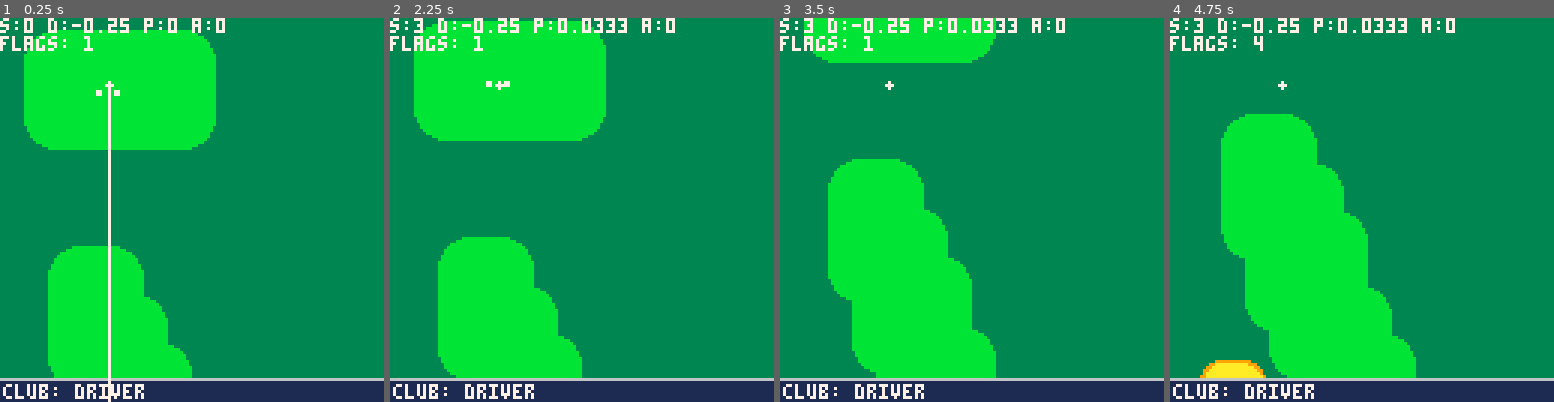
Above: before the commit, frames 1-4 (left to right).
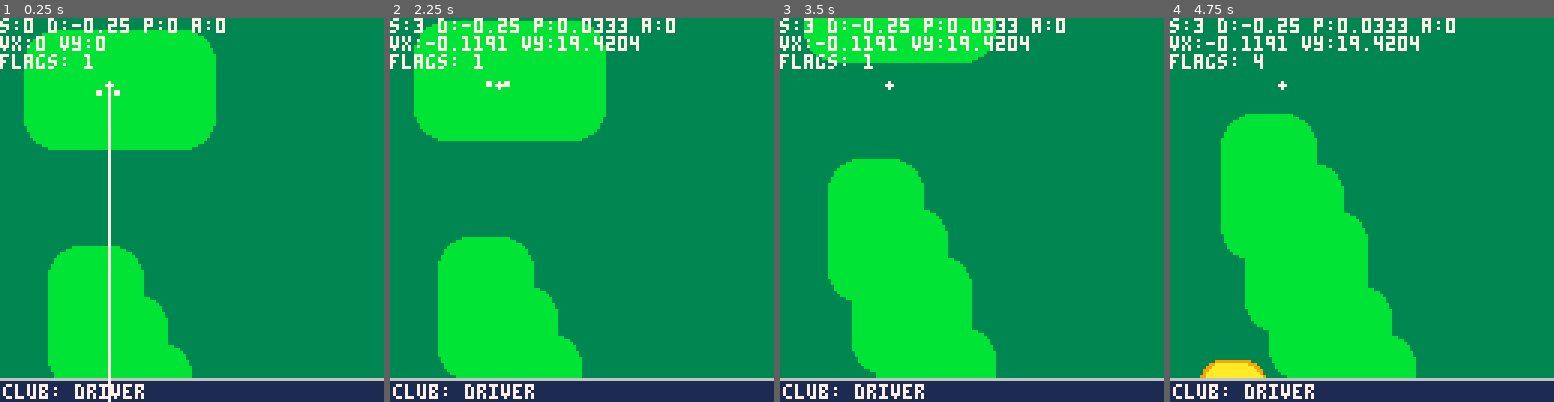
Above: after the commit, the same moments.

Repository: sthilaid/pico-8-carts
Game: PICO-8 cartridge golf.p8
The game is run twice, just before and just after one commit, with the same random seed, the same clock (stepped at 60 frames per second) and the same inputs.
Inputs:
- Up to frame 1 (0.25 s): no input
- Up to frame 2 (2.25 s): tap O (Z key) at 0.33, 0.7, 1.43, 2.22 s; tap X (X key) at 1.07, 2.07 s; hold Left from 1.97 s (still down)
- Up to frame 3 (3.5 s): release Left at 2.37 s; tap X (X key) every 0.33 s from 2.4 to 3.4 s; hold Down 2.42-2.82 s; hold Right from 2.87 s (still down); tap O (Z key) at 3.1 s
- Up to frame 4 (4.75 s): release Right at 3.53 s; hold Up 3.58-4.08 s; tap X (X key) every 0.33 s from 3.73 to 4.73 s; tap O (Z key) at 3.98 s; hold Right 4.13-4.53 s; hold Down from 4.58 s (still down)

The runs differ from the first frame. In frame 1, 0.8% of the frame differs, in the area x 0-28%, y 4-14%; in frame 2, 1.3%; in frame 3, 1.3%; in frame 4, 1.4%, in the area x 0-65%, y 4-14%.

Commit message:
putting and green zoom

Diff:
--- a/golf.p8
+++ b/golf.p8
@@ -17,11 +17,18 @@
 flag_start  = 6
 flag_hole   = 7
 
+flag_green_right    = 1
+flag_green_up       = 2
+flag_green_left     = 3
+flag_green_down     = 4
+
 state_idle              = 0
 state_swing_power       = 1
 state_swing_accuracy    = 2
-state_swing_action      = 3
+state_airborn           = 3
 state_oob               = 4
+state_green             = 5
+state_rolling           = 6
 
 g_gravity               = -9.8
 g_aim_rot_accel         = 0.1
@@ -30,6 +37,8 @@
 g_zoom_accel            = 0.3
 g_swing_power_target    = 0.85
 g_swing_accuracy_target = 0.15
+g_min_zoom_ratio        = 0.1
+g_max_zoom_ratio        = 3
 
 -- stats from https://blog.trackmangolf.com/trackman-average-tour-stats/
 function make_club(name, maxdist, maxheight, powerTarget, powerTargetRange, accTarget, accTargetRange)
@@ -49,8 +58,8 @@
                 make_club("8 iron", 160, 31, 0.8, 0.05, 0.2, 0.03),
                 make_club("9 iron", 148, 30, 0.8, 0.05, 0.2, 0.03),
                 make_club("pw", 100, 29, 0.8, 0.1, 0.1, 0.04),
-                make_club("putter", 50, 0, -1, -1, -1, -1),
 }
+g_putter    = make_club("putter", 50, 0, 1, 0, 0, 1)
 
 -- global state variables
 g_lastFrameTime = 0
@@ -130,21 +139,21 @@
 -->8
 -- input & states
 
-function calcSwingPower()
-   if (g_clubs[g_club_index].powerTarget < 0) return g_swing_power
-
-   local target, range = g_clubs[g_club_index].powerTarget, g_clubs[g_club_index].powerTargetRange
+function calcSwingPower(clubdata)
+   if (clubdata.powerTarget < 0) return g_swing_power
+
+   local target, range = clubdata.powerTarget, clubdata.powerTargetRange
    local delta = g_swing_power - target
    if (abs(delta) < range) return 1.0
    local outrangeRatio = clamp(0,1,invlerp(0, 1-range, g_swing_power))
    return lerp(0.1, 1.0, outrangeRatio) -- should add min ratio (0.1) to club data?
 end
 
-function calcSwingAngle()
-   local target,range = g_clubs[g_club_index].accTarget, g_clubs[g_club_index].accTargetRange
+function calcSwingAngle(clubdata)
+   local target,range = clubdata.accTarget, clubdata.accTargetRange
    local delta = g_swing_accuracy - target
    if (abs(delta) < range) return g_aim_angle
-   local total_range = g_swing_power - (target + range)
+   local total_range = g_swing_accuracy - (target + range)
    local outrangeRatio = clamp(0,1,invlerp(0, total_range, abs(delta) - range))
    local precisionAnglePenality = lerp(0.001, 0.125, outrangeRatio)
    local precisionDir = sgn(delta) -- (rnd() > 0.5 and 1) or -1
@@ -160,9 +169,14 @@
 function get_ball_flags()
    local px,py = g_ball_x * g_course.worldPixelRatio, g_ball_y * g_course.worldPixelRatio
    local mx,my = g_course.x0 + px \ 8, g_course.y0 + py \ 8
-   local isOOB = (mx < g_course.x0) or (mx > g_course.x0+g_course.w) or (my < g_course.y0) or (my > g_course.y0+g_course.h)
+   local isOOB = (mx <= g_course.x0) or (mx >= g_course.x0+g_course.w) or (my <= g_course.y0) or (my >= g_course.y0+g_course.h)
    if (isOOB) return 0
    return fget(mget(mx,my))
+end
+
+function is_green(flags)
+   if (flags & 1<<flag_fairway == 0) return false
+   return (flags & (1<<flag_green_right | 1<<flag_green_up | 1<<flag_green_left | 1<<flag_green_down)) != 0
 end
 
 function transitionTo(newstate)
@@ -171,7 +185,7 @@
    g_stateTime = 0
 
    -- on enter state
-   if newstate == state_idle then
+   if newstate == state_idle or newstate == state_green then
       g_swing_power, g_swing_accuracy = 0,0
 
       if prevState == state_oob then
@@ -182,12 +196,12 @@
    elseif newstate == state_swing_accuracy then
       g_swing_accuracy = g_swing_power
 
-   elseif newstate == state_swing_action then
+   elseif newstate == state_airborn then
       local maxdist     = g_clubs[g_club_index].maxdist
       local maxheight   = g_clubs[g_club_index].maxheight
       --local powerRatio  = lerp(0.5, 1.0, invlerp(-0.4, 0, g_swing_power - g_swing_power_target))
-      local powerRatio  = calcSwingPower()
-      local shotAngle   = calcSwingAngle()
+      local powerRatio  = calcSwingPower(g_clubs[g_club_index])
+      local shotAngle   = calcSwingAngle(g_clubs[g_club_index])
       local dist,height = powerRatio * maxdist, powerRatio * maxheight
       local airTime     = sqrt(-8 * height / g_gravity)
       local speed       = dist / airTime
@@ -201,19 +215,31 @@
       -- print("airtime:"..airTime)
       -- print("vz: "..vz.." | "..g_ball_vz)
       --stop()
+   elseif newstate == state_rolling then
+      local maxspeed     = g_putter.maxdist / 5 -- dist over 5 secs
+      local powerRatio  = calcSwingPower(g_putter)
+      local shotAngle   = calcSwingAngle(g_putter)
+      local speed        = powerRatio * maxspeed
+      g_ball_vx, g_ball_vy = speed * cos(shotAngle), speed * sin(shotAngle)
+      g_ball_vz         = 0
+      g_ball_takeoff_x, g_ball_takeoff_y = g_ball_x, g_ball_y
+      -- print("vx: "..g_ball_vx.." vy: "..g_ball_vy)
+      -- stop()
    end
 end
 
 function update_state_transitions(dt)
-   if g_state == state_idle then
+   if g_state == state_idle or g_state == state_green then
       if (btnp(btn_x)) transitionTo(state_swing_power)
    elseif g_state == state_swing_power then
       if not btn(btn_x) then
-         transitionTo(state_swing_accuracy)
+         if is_green(g_ball_ground_flags) then  transitionTo(state_rolling)
+         else                                   transitionTo(state_swing_accuracy)
+         end
       end
    elseif g_state == state_swing_accuracy then
       if btn(btn_x) then
-         transitionTo(state_swing_action)
+         transitionTo(state_airborn)
       end
    elseif g_state == state_oob then
       if (g_stateTime > 3) transitionTo(state_idle)
@@ -221,7 +247,7 @@
 end
 
 function update_state(dt)
-   if g_state == state_idle then
+   if g_state == state_idle or g_state == state_green then
       local dir = 0
       if (btn(btn_right))   dir = 1
       if (btn(btn_left))    dir = -1
@@ -229,8 +255,8 @@
          g_aim_angle = standardize_angle(g_aim_angle + dir * g_aim_rot_accel * dt)
       end
       if btn(btn_o) then
-         if (btn(btn_up))     g_zoom_ratio = clamp(0.1, 3, g_zoom_ratio + g_zoom_accel * dt)
-         if (btn(btn_down))   g_zoom_ratio = clamp(0.1, 3, g_zoom_ratio - g_zoom_accel * dt)
+         if (btn(btn_up))     g_zoom_ratio = clamp(g_min_zoom_ratio, g_max_zoom_ratio, g_zoom_ratio + g_zoom_accel * dt)
+         if (btn(btn_down))   g_zoom_ratio = clamp(g_min_zoom_ratio, g_max_zoom_ratio, g_zoom_ratio - g_zoom_accel * dt)
       else
          if (btnp(btn_up))    g_club_index = clamp(1,#g_clubs, g_club_index-1)
          if (btnp(btn_down))  g_club_index = clamp(1,#g_clubs, g_club_index+1)
@@ -244,7 +270,7 @@
    elseif g_state == state_swing_accuracy then
       g_swing_accuracy = clamp(0,1, g_swing_accuracy - g_accuracy_accel * dt)
 
-   elseif g_state == state_swing_action then
+   elseif g_state == state_airborn then
       g_ball_x, g_ball_y = g_ball_x + g_ball_vx * dt, g_ball_y + g_ball_vy * dt
       g_ball_z = g_ball_z + g_ball_vz * dt
 
@@ -252,33 +278,60 @@
          g_ball_z = 0
          g_ball_vx, g_ball_vy, g_ball_vz = 0,0,0 -- no bounces for now
          g_ball_ground_flags = get_ball_flags()
-         if g_ball_ground_flags == 0 then   transitionTo(state_oob)
-         else                               transitionTo(state_idle)
+         if g_ball_ground_flags == 0 then           transitionTo(state_oob)
+         elseif is_green(g_ball_ground_flags ) then transitionTo(state_green)
+         else                                       transitionTo(state_idle)
          end
       else
          g_ball_vz = g_ball_vz + g_gravity * dt
       end
+   elseif g_state == state_rolling then
+      g_ball_x, g_ball_y = g_ball_x + g_ball_vx * dt, g_ball_y + g_ball_vy * dt
+
+      local sqdist = g_ball_vx * g_ball_vx + g_ball_vy * g_ball_vy
+      if sqdist < 0.1 then
+         g_ball_vx, g_ball_vy = 0,0
+         g_ball_ground_flags = get_ball_flags()
+         if g_ball_ground_flags == 0 then           transitionTo(state_oob)
+         elseif is_green(g_ball_ground_flags ) then transitionTo(state_green)
+         else                                       transitionTo(state_idle)
+         end
+      else
+         local frictionDecay,minFrictionSpeed = 0.1, 0.1
+         local sx,sy = sgn(g_ball_vx), sgn(g_ball_vy)
+         g_ball_vx = g_ball_vx + (-1*sx)* max(minFrictionSpeed, frictionDecay * g_ball_vx)
+         g_ball_vy = g_ball_vy + (-1*sy)* max(minFrictionSpeed, frictionDecay * g_ball_vy)
+         if (sx != sgn(g_ball_vx)) g_ball_vx = 0
+         if (sy != sgn(g_ball_vy)) g_ball_vy = 0
+      end
    end
 end
 
 -->8
 -- draw
+function getZoom()
+   local isOnGreen = is_green(g_ball_ground_flags)
+   return (isOnGreen and g_max_zoom_ratio) or g_zoom_ratio
+end
 function worldToPixel(x,y)
-   local zoomedPixelRatio = g_course.worldPixelRatio * g_zoom_ratio
+   local zoomedPixelRatio = g_course.worldPixelRatio * getZoom()
    local wx,wy = x * zoomedPixelRatio - g_frame_offset_x, y * zoomedPixelRatio - g_frame_offset_y
    return wx,wy
 end
 
 function update_frame_offset()
-   local zoomedPixelratio = g_course.worldPixelRatio * g_zoom_ratio
+   local zoom = getZoom()
+   local zoomedPixelratio = g_course.worldPixelRatio * zoom
    local ballPX, ballPY = g_ball_x * zoomedPixelratio, g_ball_y * zoomedPixelratio
    local cx, cy = 64 + cos(g_aim_angle+0.5) * 42, 64 + sin(g_aim_angle+0.5) * 42
-   g_frame_offset_x = clamp(0, max(0,g_course.w*8*g_zoom_ratio - 128), ballPX - cx)
-   g_frame_offset_y = clamp(0, max(0,g_course.h*8*g_zoom_ratio - 128), ballPY - cy)
+   g_frame_offset_x = clamp(0, max(0,g_course.w*8*zoom - 128), ballPX - cx)
+   g_frame_offset_y = clamp(0, max(0,g_course.h*8*zoom - 128), ballPY - cy)
 end
 
 function drawcourse(course)
-   local pixelsPerSprite = 8 * g_zoom_ratio
+   local isGreen = g_state == state_green
+   local zoom = getZoom()
+   local pixelsPerSprite = 8 * zoom
    local offset_x, offset_y = g_frame_offset_x / pixelsPerSprite, g_frame_offset_y / pixelsPerSprite
    local width  = min(127, g_course.w * pixelsPerSprite - g_frame_offset_x)
    local height = min(127, g_course.h * pixelsPerSprite - g_frame_offset_y)
@@ -297,14 +350,16 @@
 function drawClubHud()
    line(0,120,127,120,6)
    rectfill(0,121,127,127,14)
-   local clubstr = "club: "..g_clubs[g_club_index].name
+   local isgreen = is_green(g_ball_ground_flags)
+   local club = (isgreen and g_putter) or g_clubs[g_club_index]
+   local clubstr = "club: "..club.name
    color(5)
    -- print(clubstr,2,122)
    color(7)
    print(clubstr,1,122)
 end
 function drawAimHud()
-   local pixeldist = g_clubs[g_club_index].maxdist * g_course.worldPixelRatio * g_zoom_ratio
+   local pixeldist = g_clubs[g_club_index].maxdist * g_course.worldPixelRatio * getZoom()
    local ballx, bally = worldToPixel(g_ball_x, g_ball_y)
    local x0,y0 = ballx, bally
    local x1,y1 = x0 + cos(g_aim_angle) * pixeldist, y0 + sin(g_aim_angle) * pixeldist
@@ -313,7 +368,7 @@
 function drawhud()
    drawClubHud()
 
-   if g_state == state_idle then
+   if g_state == state_idle or g_state == state_green then
       drawAimHud()
 
    elseif g_state == state_swing_power or g_state == state_swing_accuracy then
@@ -357,6 +412,7 @@
 function drawdebug()
    cursor(0,0,7)
    print("s:"..g_state.." d:"..g_aim_angle.." p:"..g_swing_power.." a:"..g_swing_accuracy)
+   print("vx:"..g_ball_vx.." vy:"..g_ball_vy)
    -- print("pos: "..format(g_ball_x)..","..format(g_ball_y)..","..format(g_ball_z))
    -- print("vel: "..format(g_ball_vx)..","..format(g_ball_vy)..","..format(g_ball_vz))
    print("flags: "..g_ball_ground_flags)
@@ -406,6 +462,7 @@
 end
 function lerp(a,b,ratio) return (b-a)*ratio + a end
 function invlerp(a,b,v) return (v-a) / (b-a) end
+function pbool(x) return x and "true" or "false" end
 
 __gfx__
 00000000bbbbbbbb333333333bbbbbbbbbbbbbb333333333aaaaaaaabbbbbb3339aaaaaaaaaaaa9333bbbbbb3333333339aaaaaaaaaaaaaaaaaaaa9333333333
@@ -424,14 +481,14 @@
 77bbbb77bb363bbbbb333333bbbb33333333bbbb333333bb00000000339aaaaa3333999aaa993333aaaaa933aaaaaaaa00000000000000000000000000000000
 bbbbbbbbbb333bbbb3333333bbbbbb3333bbbbbb3333333b00000000399aaaaa3333339999333333aaaaaa93aaaaaaaa00000000000000000000000000000000
 bbbbbbbbbbbbbbbbb3333333bbbbbbbbbbbbbbbb3333333b0000000039aaaaaa3333333333333333aaaaaa93aaaaaaaa00000000000000000000000000000000
-00000000000000000000000000000000000000000000000000000000000000000000000000000000000000000000000000000000000000000000000000000000
-00000000000030000003003003000300000000000000000000000000000000000000000000000000000000000000000000000000000000000000000000000000
-03003000000303000030030000303000000000000000000000000000000000000000000000000000000000000000000000000000000000000000000000000000
-00300300003000300300300000030000000000000000000000000000000000000000000000000000000000000000000000000000000000000000000000000000
-00030030000030000030030003000300000000000000000000000000000000000000000000000000000000000000000000000000000000000000000000000000
-00300300000303000003003000303000000000000000000000000000000000000000000000000000000000000000000000000000000000000000000000000000
-03003000003000300000000000030000000000000000000000000000000000000000000000000000000000000000000000000000000000000000000000000000
-00000000000000000000000000000000000000000000000000000000000000000000000000000000000000000000000000000000000000000000000000000000
+00000000000000000000000000000000bbbbbbbbbbbbbbbbbbbbbbbbbbbbbbbbbbbbbbbb00000000000000000000000000000000000000000000000000000000
+00000000000030000003003003000300bbbbbbbbbbbbbbbbbbbbbbbbbbbbbbbbbbbbbbbb00000000000000000000000000000000000000000000000000000000
+03003000000303000030030000303000bbbbbbbbbbbbbbbbbbbbbbbbbbbbbbbbbbbbbbbb00000000000000000000000000000000000000000000000000000000
+00300300003000300300300000030000bbbbbbbbbbbbbbbbbbbbbbbbbbbbbbbbbbbbbbbb00000000000000000000000000000000000000000000000000000000
+00030030000030000030030003000300bbbbbbbbbbbbbbbbbbbbbbbbbbbbbbbbbbbbbbbb00000000000000000000000000000000000000000000000000000000
+00300300000303000003003000303000bbbbbbbbbbbbbbbbbbbbbbbbbbbbbbbbbbbbbbbb00000000000000000000000000000000000000000000000000000000
+03003000003000300000000000030000bbbbbbbbbbbbbbbbbbbbbbbbbbbbbbbbbbbbbbbb00000000000000000000000000000000000000000000000000000000
+00000000000000000000000000000000bbbbbbbbbbbbbbbbbbbbbbbbbbbbbbbbbbbbbbbb00000000000000000000000000000000000000000000000000000000
 00000000000000000000000000000000000000000000000000000000000000000000000000000000000000000000000000000000000000000000000000000000
 00000000000000000000000000000000000000000000000000000000000000000000000000000000000000000000000000000000000000000000000000000000
 00000000000000000000000000000000000000000000000000000000000000000000000000000000000000000000000000000000000000000000000000000000
@@ -500,7 +557,7 @@
 00000000000000000000000000000000000000000000000000000000000000000000000000000000000000000000000000000000000000000000000000000000
 f0f0f0f0f0f0f0f0f0f0f0f0f0f0f0f0f0f0f0f0f0f0f0f0f0f0f0f0f0f0f0f0f0f0f0f0f0f0f0f0f0f0f0f0f0f0f0f0f0f00000000000000000000000000000
 __gff__
-0001010101010202020202020202020441810101010100020202020200000000000000000000000000000000000000000000000000000000000000000000000000000000000000000000000000000000000000000000000000000000000000000000000000000000000000000000000000000000000000000000000000000000
+000101010101020202020202020202044181010101010002020202020000000000000000030509111f000000000000000000000000000000000000000000000000000000000000000000000000000000000000000000000000000000000000000000000000000000000000000000000000000000000000000000000000000000
 0000000000000000000000000000000000000000000000000000000000000000000000000000000000000000000000000000000000000000000000000000000000000000000000000000000000000000000000000000000000000000000000000000000000000000000000000000000000000000000000000000000000000000
 __map__
 0f0f0f0f0f0f0f0f0f0f0f0f0f0f0f0f0f0f0f0f0f0f0f0f0f0f0f0f0f0f0f0f0f0f0f0f0f0f0f0f0f0f0f0f0f0f0f0f0f0f0f0f0f0f0f0f0f0f0f0f0f0f0f0f0f0f0f0f0f0f0f0f0f0f0f0f0f0f0f0f0f0f0f0f0f0f0f0f0f0f0f0f0f0f0f0f0f0f0f0f0f0f0f0f0f0f0f0f0f0f0f0f0f0f0f0f0f0f0f0f0f0f0f0f0f0f0f0f
@@ -531,7 +588,7 @@
 0f0f0f0f0f0f0f0f030101040f18190f0f0f0f0f0f0f0f0f0f0f0f0f0f0f0f0f0f0f0f0f0f0f0f0f0f0f0f0f0f0f0f0f0f0f000000000000000000000000000000000000000000000000000000000000000000000000000000000000000000000000000000000000000000000000000000000000000000000000000000000000
 0f0f0f0f0f0f0f0f0f0f0f0f0f0f0f0f0f0f0f0f0f0f0f0f0f0f0f0f0f0f0f0f0f0f0f0f0f0f0f0f0f0f0f0f0f0f0f0f0f0f000000000000000000000000000000000000000000000000000000000000000000000000000000000000000000000000000000000000000000000000000000000000000000000000000000000000
 0f0f0f0f0f0f0f0f0f0f0f0f0f0f0f0f0f0f0f0f0f0f0f0f0f0f0f0f0f0f0f0f0f0f0f0f0f0f0f0f0f0f0f0f0f0f0f0f0f0f000000000000000000000000000000000000000000000000000000000000000000000000000000000000000000000000000000000000000000000000000000000000000000000000000000000000
-0f0f0f0f0f0f0f0f020101050f0f0f0f0f0f0f0f0f0f0f0f0f0f0f0f0f0f0f0f0f0f0f0f0f0f0f0f0f0f0f0f0f0f0f0f0f0f000000000000000000000000000000000000000000000000000000000000000000000000000000000000000000000000000000000000000000000000000000000000000000000000000000000000
-0f0f0f0f0f0f0f0f011101010f0f0f0f0f0f0f0f0f0f0f0f0f0f0f0f0f0f0f0f0f0f0f0f0f0f0f0f0f0f0f0f0f0f0f0f0f0f000000000000000000000000000000000000000000000000000000000000000000000000000000000000000000000000000000000000000000000000000000000000000000000000000000000000
-0f0f0f0f0f0f0f0f030101040f0f0f0f0f0f0f0f0f0f0f0f0f0f0f0f0f0f0f0f0f0f0f0f0f0f0f0f0f0f0f0f0f0f0f0f0f0f000000000000000000000000000000000000000000000000000000000000000000000000000000000000000000000000000000000000000000000000000000000000000000000000000000000000
+0f0f0f0f0f0f0f0f022828050f0f0f0f0f0f0f0f0f0f0f0f0f0f0f0f0f0f0f0f0f0f0f0f0f0f0f0f0f0f0f0f0f0f0f0f0f0f000000000000000000000000000000000000000000000000000000000000000000000000000000000000000000000000000000000000000000000000000000000000000000000000000000000000
+0f0f0f0f0f0f0f0f011126260f0f0f0f0f0f0f0f0f0f0f0f0f0f0f0f0f0f0f0f0f0f0f0f0f0f0f0f0f0f0f0f0f0f0f0f0f0f000000000000000000000000000000000000000000000000000000000000000000000000000000000000000000000000000000000000000000000000000000000000000000000000000000000000
+0f0f0f0f0f0f0f0f032828040f0f0f0f0f0f0f0f0f0f0f0f0f0f0f0f0f0f0f0f0f0f0f0f0f0f0f0f0f0f0f0f0f0f0f0f0f0f000000000000000000000000000000000000000000000000000000000000000000000000000000000000000000000000000000000000000000000000000000000000000000000000000000000000
 0f0f0f0f0f0f0f0f0f0f0f0f0f0f0f0f0f0f0f0f0f0f0f0f0f0f0f0f0f0f0f0f0f0f0f0f0f0f0f0f0f0f0f0f0f0f0f0f0f0f000000000000000000000000000000000000000000000000000000000000000000000000000000000000000000000000000000000000000000000000000000000000000000000000000000000000
